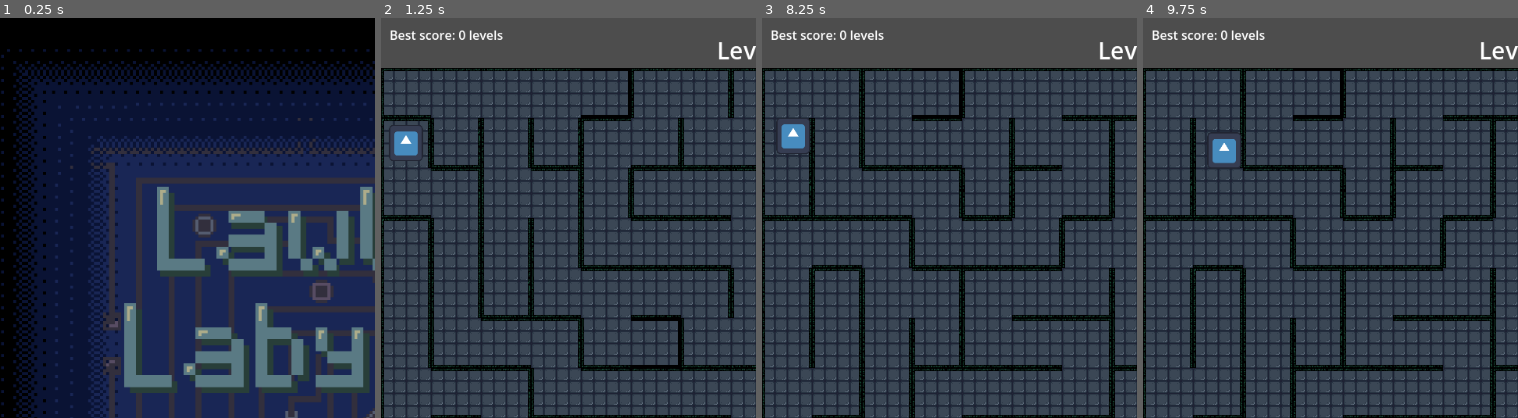
Above: before the commit, frames 1-4 (left to right).
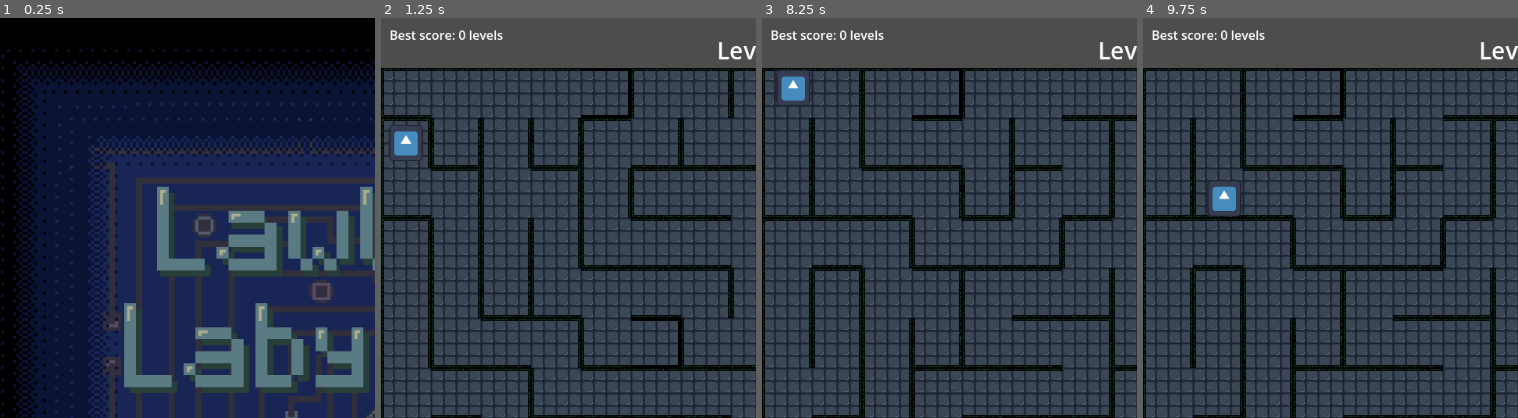
Above: after the commit, the same moments.

Repository: gkim14/CS471_LawlorsLabyrinth
Game: Godot game, scene res://scenes/StartScreen.tscn
Same seed, same stepped clock (60 frames per second), same inputs: the game is played once before the commit and once after it. The engine's default icon, where the game draws it, is replaced by a stand-in: a white triangle on a blue panel in a dark square.
Inputs:
- Up to frame 1 (0.25 s): no input
- Up to frame 2 (1.25 s): click "Play" at 0.5 s
- Up to frame 3 (8.25 s): tap Enter at 1.25, 2.75, 4.25 s; hold D (right) 1.28-2.03 s; tap Space at 2, 3.5, 5 s; hold S (down) 2.03-2.78 s; hold D (right) 2.78-3.53 s; hold W (up) 3.53-4.28 s; hold A (left) 4.28-5.75 s; click "Try Again" at 5.75 s; hold S (down) 6.53-7.28 s; hold D (right) 7.28-8.03 s; hold W (up) from 8.03 s (still down)
- Up to frame 4 (9.75 s): release W (up) at 8.78 s; hold D (right) 8.78-9.53 s; hold S (down) from 9.53 s (still down)
The pictures show only the part of the screen within x 0-50%, y 0-50%; the shares and areas given below are measured in that part.

Frames 1-2 are identical in both runs. In frame 3, 1.0% of the frame differs, in the area x 3-14%, y 13-34%; in frame 4, 0.9%.

Commit message:
levels scale in size, need to fix start/game over screen centering

Diff:
--- a/project.godot
+++ b/project.godot
@@ -23,6 +23,7 @@
 
 window/size/viewport_width=960
 window/size/viewport_height=1024
+window/size/resizable=false
 window/stretch/mode="viewport"
 
 [input]
--- a/scripts/global.gd
+++ b/scripts/global.gd
@@ -4,6 +4,8 @@
 var best_score = 0
 var curr_score = 0
 
+var maze_size = 15
+
 var new_level = true
 var game_over = false
 
--- a/scripts/main.gd
+++ b/scripts/main.gd
@@ -1,4 +1,6 @@
 extends Node2D
+
+signal updated
 
 @onready var pause_menu = $UI/PauseMenu
 @onready var level = $UI/LevelName
@@ -8,6 +10,11 @@
 func _ready():
 	pause_menu.visible = false
 	level.text = "Level " + str(Global.level_count)
+	@warning_ignore("integer_division")
+	Global.maze_size += (Global.level_count/5)
+
+	emit_signal("updated")
+	get_window().content_scale_size = Vector2i((Global.maze_size)*64,(Global.maze_size+1)*64)
 
 	if Global.best_score == 1:
 		score.text = "Best score: " + str(Global.best_score) + " level"
--- a/scripts/maze_addon.gd
+++ b/scripts/maze_addon.gd
@@ -31,8 +31,8 @@
 
 func add_exit():
 	if Global.new_level:
-		var rd = rng.randi_range(1, 15)
-		Global.exit_pos = Vector2i(14,rd)
+		var rd = rng.randi_range(1, Global.maze_size)
+		Global.exit_pos = Vector2i(Global.maze_size-1,rd)
 	Map.set_cell(Global.exit_pos, source_id, Vector2i(0,0), exit_id)
 
 func add_lawlor():
--- a/scripts/player_script.gd
+++ b/scripts/player_script.gd
@@ -1,6 +1,6 @@
 extends CharacterBody2D
 
-var speed = 400
+var speed = 1000
 var rotation_speed = 10
 
 func _physics_process(_delta):
--- a/scripts/rd_maze.gd
+++ b/scripts/rd_maze.gd
@@ -36,17 +36,22 @@
 ]
 
 var tile_size = 64  # tile size (in pixels)
-var width = 15 # width of map (in tiles)
-var height = 15 # height of map (in tiles)
+var width  # width of map (in tiles)
+var height  # height of map (in tiles)
 
 # get a reference to the map for convenience
 @onready var Map = $TileMapLayer
 @onready var addons = get_parent().get_node("MazeAddon")
-
+@onready	 var main = get_parent()
 func _ready():
 	randomize()
 	tile_size = Map.tile_set.tile_size
 	await addons.ready
+	await main.updated
+
+	width = Global.maze_size # width of map (in tiles)
+	height = Global.maze_size # height of map (in tiles)
+
 	make_maze()
 
 func check_neighbors(cell, unvisited):
